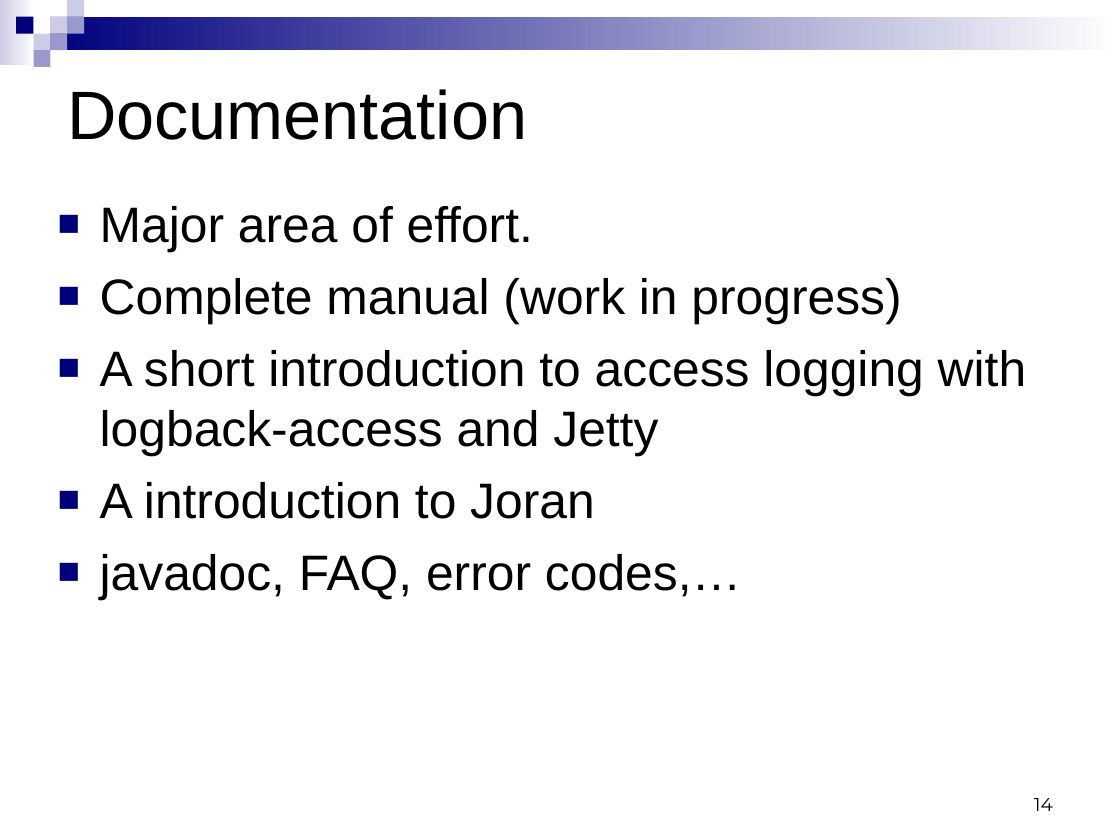
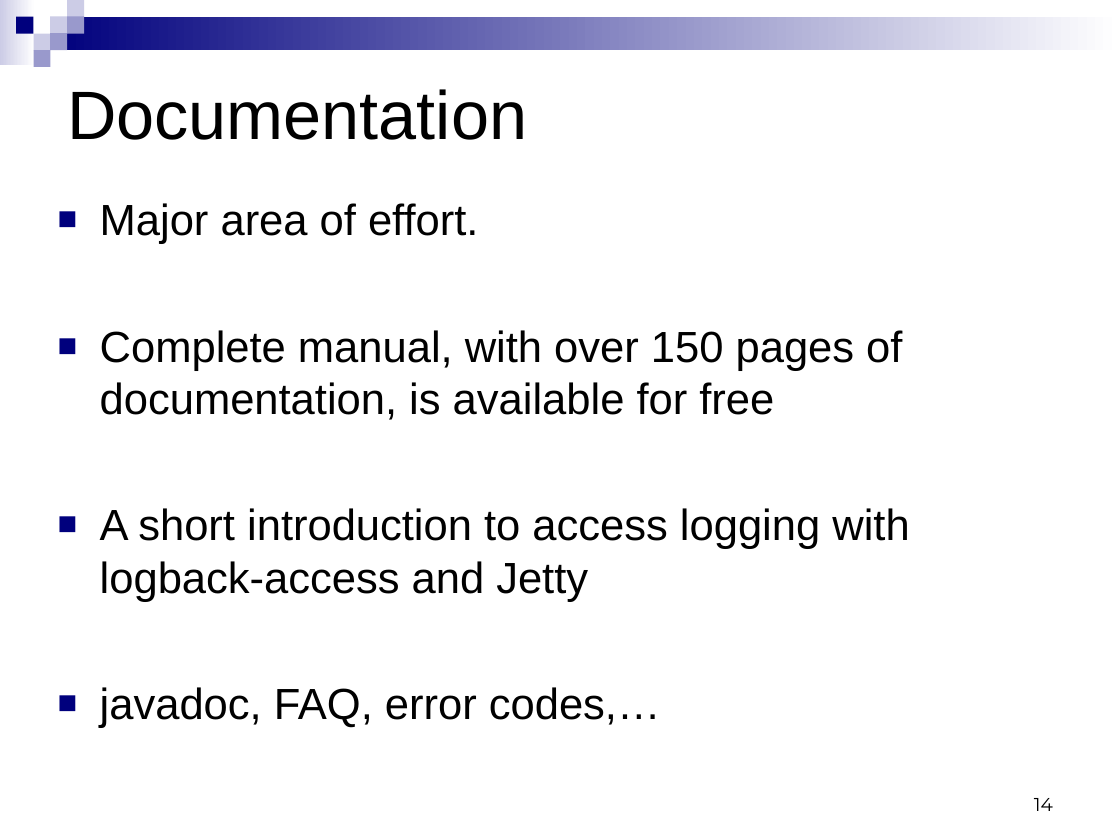
Before and after one commit to qos-ch/logback, a slide deck: slide 14 of logback-site/src/site/resources/logback.ppt. Drawn at 1120x840 pixels with LibreOffice and Linux fonts; fonts in the diff are those of the drawing. Boxes give left, top, right and bottom in pixels: in the first picture for what was removed or moved away, otherwise in the second. Text is boxed around its words. In the diff, an @@ line names an element or a change of style, - is before the commit and + after.

```diff
--- a/logback-site/src/site/resources/logback.ppt
+++ b/logback-site/src/site/resources/logback.ppt
@@ text at (100, 203, 909, 728): size 32 to 28 pt in "Major area of effort.", "A short introduction to access logging with ...", "javadoc, FAQ, error codes,…"; less space between paragraphs @@
@@ text at (100, 330, 902, 420): text changed; size 32 to 28 pt @@
-■ Complete manual (work in progress)
+■ Complete manual, with over 150 pages of documentation, is available for free
@@ text at (100, 482, 595, 519): paragraph removed @@
-■ A introduction to Joran
```
Also in this commit, not shown: 4 other slides changed, 40 other files.
